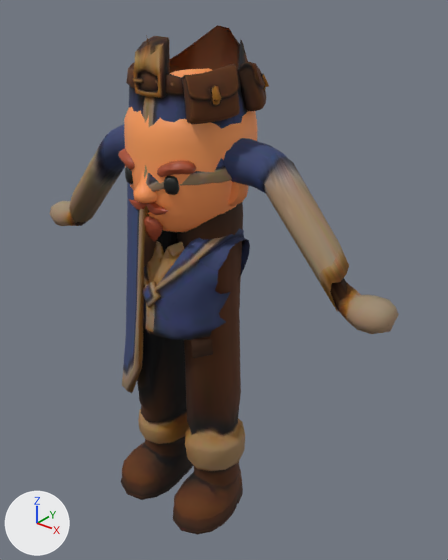
Renders of the glTF model public/models/chars/players/mage_male_v02.glb from each side of a commit.
The view is the same before and after, from a camera (50 mm lens) standing at (1.63, -1.76, 1.4) and looking at (0.03, 0.24, 0.16). Arrows for +X, +Y and +Z are at lower left; the lights stay in place. The older version comes first. Where no turn or scale is listed for an object, it has been applied to the vertices. Vertices at exactly the same position are counted once.

In view in the first picture: 'Arms', 'Head', 'Head_Beard', 'Head_Brow', 'Legs', 'Torso'.
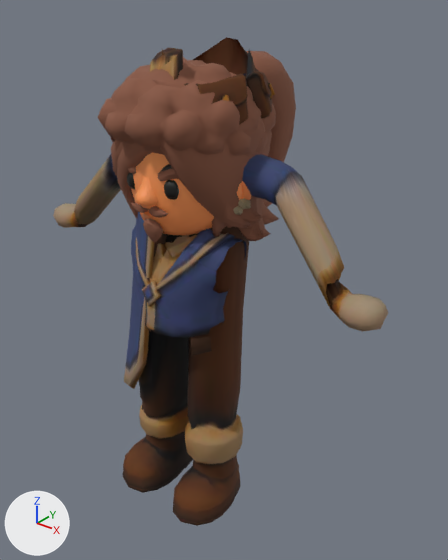
Where the newer file only moved an object's origin or applied its transform, the numbers keep the older frame.

The change, as a diff of the scene's bpy script:
```diff
--- a/public/models/chars/players/mage_male_v02.glb.py
+++ b/public/models/chars/players/mage_male_v02.glb.py
@@ me_mesh_3 @@
-me_mesh_3.from_pydata(...)  # 92 vertices, 152 faces; spans x -0.19..0.191, y -0.193..-0.102, z 0.746..0.815
+me_mesh_3.from_pydata(...)  # 92 vertices, 152 faces; spans x -0.183..0.184, y -0.189..-0.101, z 0.729..0.795
+# me_mesh_3 part 1: the whole mesh is scaled about its middle by 0.962, then moved by (0.0, 0.003, -0.019)
 me_mesh_3.materials.append(mat_ranger_002)
@@ me_mesh_5 @@
-me_mesh_5.from_pydata(...)  # 469 vertices, 844 faces; spans x -0.294..0.295, y -0.235..0.35, z 0.504..1.094
+me_mesh_5.from_pydata(...)  # 469 vertices, 844 faces; spans x -0.283..0.283, y -0.229..0.334, z 0.496..1.063
+# me_mesh_5 part 2: the whole mesh is scaled about its middle by 0.962, then moved by (0.0, -0.005, -0.019)
 me_mesh_5.materials.append(mat_ranger_002)
@@ me_mesh_0 @@
 # used by ob_legs; location = (0.0, 0.0, 0.0); scale = (0.0185, 0.0185, 0.0185)
-me_mesh_0.from_pydata(...)  # 1363 vertices, 2638 faces; spans x -17.5..16.7, y -14.2..15.7, z -48.9..66.8
+me_mesh_0.from_pydata(...)  # 1363 vertices, 2638 faces; spans x -17.5..16.7, y -14.1..19.2, z -48.3..66.8
+# me_mesh_0 part 3: the loose piece of 33 vertices spanning x -3.3..-0.3, y -8.9..-7.3, z 57.4..58.4 is moved by (0.0, 3.7, 0.1)
+# me_mesh_0 part 4: the loose piece of 40 vertices spanning x 12.8..14.9, y -5.5..-3.6, z 54.5..58.0 is moved by (0.0, 3.7, 0.1)
+# me_mesh_0 part 5: the loose piece of 43 vertices spanning x 12.6..14.7, y 9.9..12.1, z 55.1..58.6 is moved by (0.0, 3.7, 0.1)
+# me_mesh_0 part 6: 1230 of 1363 vertices moved; they spanned x -17.5..16.7, y -14.2..15.7, z -48.9..66.8 and now span x -17.5..16.7, y -14.1..19.2, z -48.3..66.8; mean shift (0.1, 1.8, 0.3); largest move (10.1, -6.1, 39.0) -> (10.8, -2.3, 38.7)
+# other edits to the shape of me_mesh_0 do not show in these pictures
 me_mesh_0.materials.append(mat_warrior_armor)
@@ me_mesh_1 @@
 # used by ob_arms; location = (0.0, 0.0, 0.0); scale = (0.0185, 0.0185, 0.0185)
-me_mesh_1.from_pydata(...)  # 490 vertices, 938 faces; spans x -50.0..50.0, y -3.1..9.0, z 14.7..47.3
+me_mesh_1.from_pydata(...)  # 490 vertices, 938 faces; spans x -50.0..50.0, y -1.0..12.6, z 15.3..45.4
+# me_mesh_1 part 7: 490 of 490 vertices moved; they spanned x -50.0..50.0, y -3.1..9.0, z 14.7..47.3 and now span x -50.0..50.0, y -1.0..12.6, z 15.3..45.4; mean shift (0.0, 2.4, -1.1)
 me_mesh_1.materials.append(mat_warrior_armor)
@@ ob_legs @@
 ob_legs.location = (0.0, 0.0, 0.0)
-ob_legs.scale = (0.0185, 0.0185, 0.0185)
+ob_legs.scale = (0.0178, 0.0178, 0.0178)
@@ ob_arms @@
 ob_arms.location = (0.0, 0.0, 0.0)
-ob_arms.scale = (0.0185, 0.0185, 0.0185)
+ob_arms.scale = (0.0178, 0.0178, 0.0178)
@@ ob_head_female_hair_03 @@
+ob_head_female_hair_03 = bpy.data.objects.new('Head_Female_Hair_03', me_mesh_13)  # 370 vertices, 736 faces; spans x -0.339..0.34, y -0.2..0.44, z 0.421..1.043; in mat_hair_flat (brown #86553f)
+ob_head_female_hair_03.location = (0.0, 0.0, 0.0)
@@ ob_head_female_hair_02 @@
+ob_head_female_hair_02 = bpy.data.objects.new('Head_Female_Hair_02', me_mesh_12)  # 342 vertices, 680 faces; spans x -0.283..0.284, y -0.203..0.353, z 0.482..1.032; in mat_hair_flat (brown #86553f)
+ob_head_female_hair_02.location = (0.0, 0.0, 0.0)
@@ ob_head_female_hair_01 @@
+ob_head_female_hair_01 = bpy.data.objects.new('Head_Female_Hair_01', me_mesh_11)  # 358 vertices, 722 faces; spans x -0.269..0.27, y -0.204..0.724, z 0.408..1.132; in mat_hair_flat (brown #86553f)
+ob_head_female_hair_01.location = (0.0, 0.0, 0.0)
@@ ob_head_female_head @@
+ob_head_female_head = bpy.data.objects.new('Head_Female_Head', me_mesh_10)  # 563 vertices, 1020 faces; spans x -0.298..0.308, y -0.211..0.315, z 0.465..0.968; in mat_druid (picture img_image_2)
+ob_head_female_head.location = (0.0, 0.0, 0.0)
@@ ob_head_male_hair_04 @@
+ob_head_male_hair_04 = bpy.data.objects.new('Head_Male_Hair_04', me_mesh_9)  # 370 vertices, 736 faces; spans x -0.347..0.348, y -0.213..0.482, z 0.419..1.095; in mat_hair_flat (brown #86553f)
+ob_head_male_hair_04.location = (0.0, 0.0, 0.0)
@@ ob_head_male_hair_03 @@
+ob_head_male_hair_03 = bpy.data.objects.new('Head_Male_Hair_03', me_mesh_8)  # 434 vertices, 838 faces; spans x -0.321..0.283, y -0.252..0.406, z 0.553..1.105; in mat_hair_flat (brown #86553f)
+ob_head_male_hair_03.location = (0.0, 0.0, 0.0)
@@ ob_head_male_hair_02 @@
+ob_head_male_hair_02 = bpy.data.objects.new('Head_Male_Hair_02', me_mesh_7)  # 350 vertices, 633 faces; spans x -0.286..0.287, y -0.201..0.348, z 0.754..1.104; in mat_hair_flat (brown #86553f)
+ob_head_male_hair_02.location = (0.0, 0.0, 0.0)
@@ ob_head_male_hair_01 @@
+ob_head_male_hair_01 = bpy.data.objects.new('Head_Male_Hair_01', me_mesh_6)  # 357 vertices, 692 faces; spans x -0.323..0.304, y -0.28..0.407, z 0.648..1.139; in mat_hair_flat (brown #86553f)
+ob_head_male_hair_01.location = (0.0, 0.0, 0.0)
```

Pixel boxes (x1, y1, x2, y2) of what changed, in the pictures (448 x 560 px; the box of a moved part takes in the faces that stretch with it):
'Legs', reshaped, rescaled: before (121, 25, 269, 535); after (122, 37, 275, 526)
'Arms', reshaped, rescaled: before (50, 124, 399, 334); after (53, 154, 388, 332)
'Head_Male_Hair_01', added (brown): after (98, 58, 276, 156)
'Head', moved, rescaled: before (124, 68, 257, 232); after (127, 153, 243, 231)
'Head_Male_Hair_04', added: after (115, 75, 279, 240)
'Head_Female_Hair_01', added (mostly hidden): after (111, 51, 296, 237)
'Head_Female_Hair_03', added (mostly hidden): after (118, 141, 274, 241)
'Head_Female_Hair_02', added (mostly hidden): after (117, 142, 258, 234)
'Head_Female_Head', added (mostly hidden): after (131, 164, 251, 235)
'Head_Brow', moved, rescaled, recoloured: before (118, 149, 196, 177); after (128, 167, 179, 181)
'Head_Male_Hair_02', added (mostly hidden): after (188, 79, 265, 156)
'Head_Male_Hair_03', added (mostly hidden): after (110, 79, 230, 151)
part 3 of me_mesh_0, moved or reshaped (not visible afterwards): before (133, 78, 144, 84)
part 4 of me_mesh_0, moved or reshaped: before (211, 85, 222, 106); after (222, 95, 230, 101)
part 5 of me_mesh_0, moved or reshaped: before (261, 73, 269, 92); after (268, 83, 275, 100)
part 6 of me_mesh_0, moved or reshaped: before (121, 25, 266, 535); after (122, 37, 273, 526)
